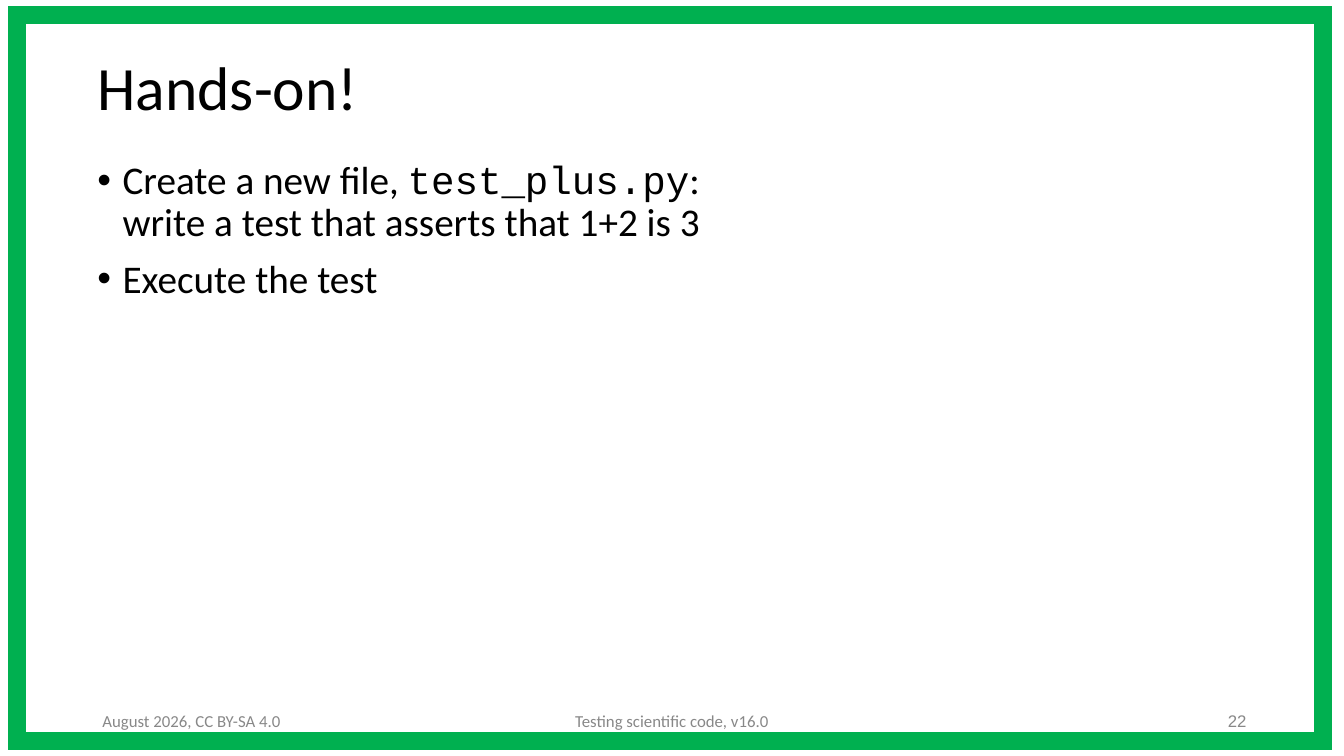
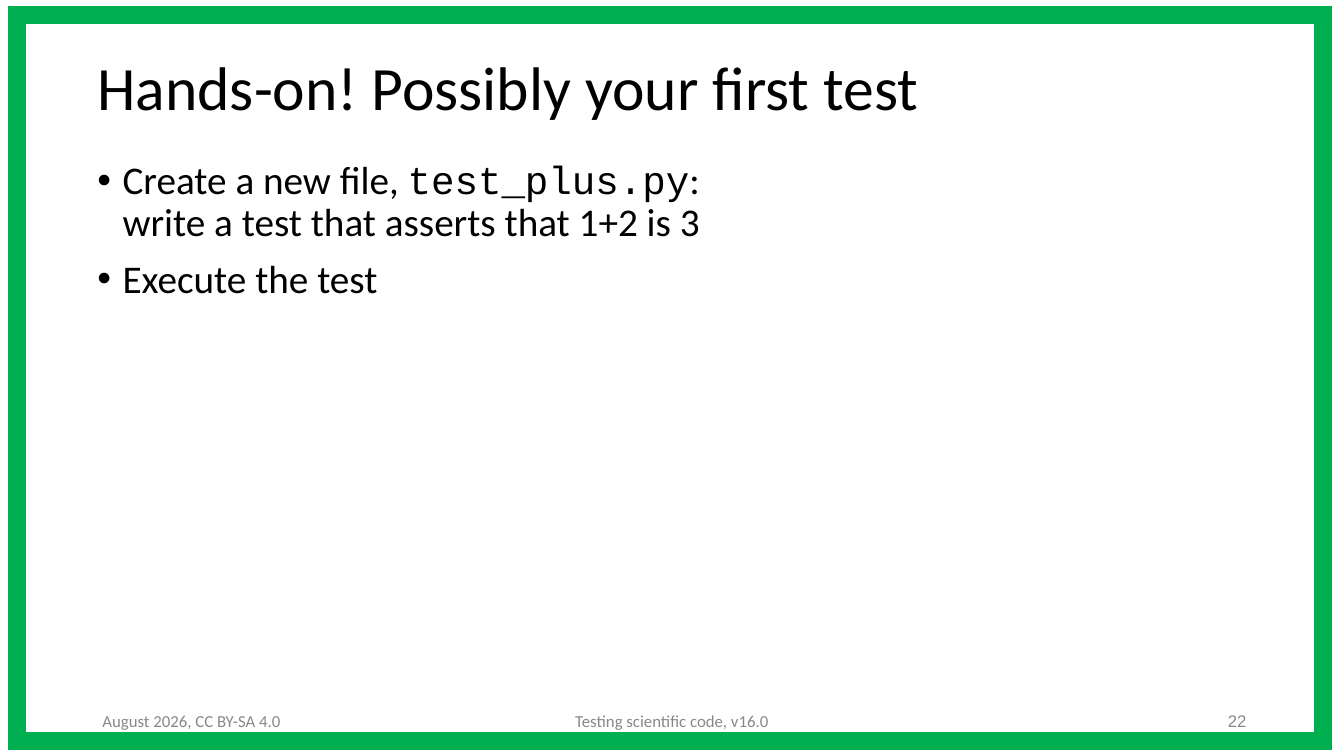
Before and after one commit to ASPP/testing_debugging_profiling, a slide deck: slide 22 of testing_part1.pptx. Drawn at 1344x756 pixels with LibreOffice and Linux fonts; fonts in the diff are those of the drawing. Boxes give left, top, right and bottom in pixels: in the first picture for what was removed or moved away, otherwise in the second. Text is boxed around its words. In the diff, an @@ line names an element or a change of style, - is before the commit and + after.

Commit message:
changed title of first hands on exercise

```diff
--- a/testing_part1.pptx
+++ b/testing_part1.pptx
@@ title at (97, 67, 918, 120): text changed @@
-Hands-on!
+Hands-on! Possibly your first test
```
Also in this commit, not shown: 1 other slide changed.
